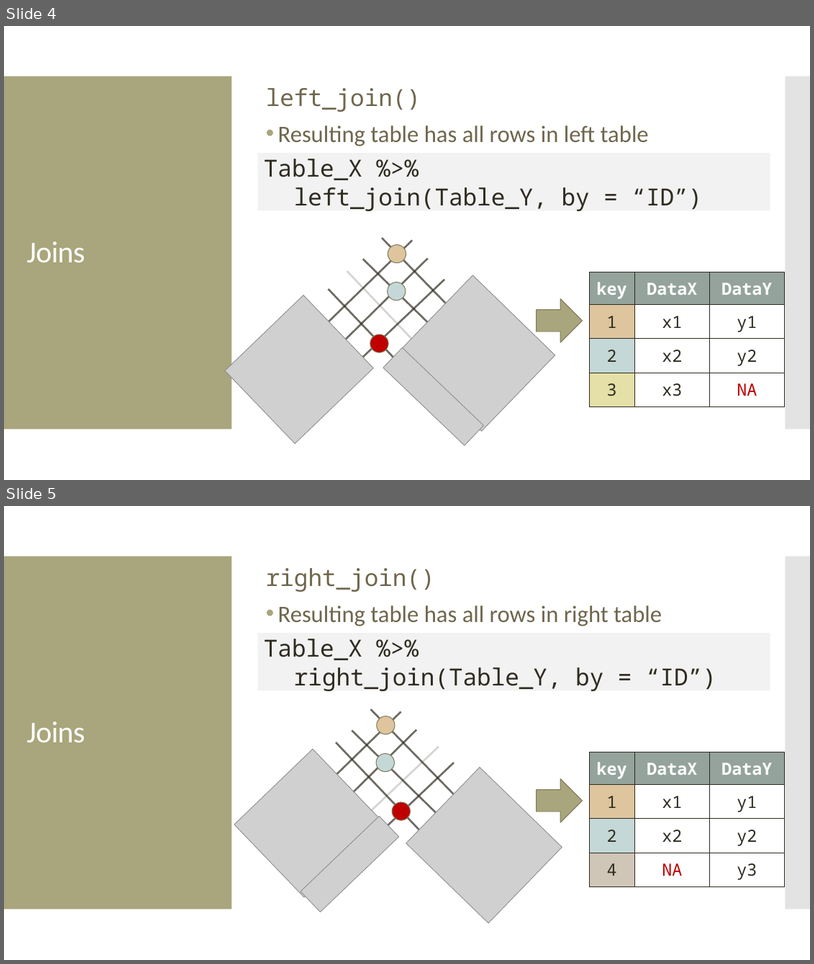
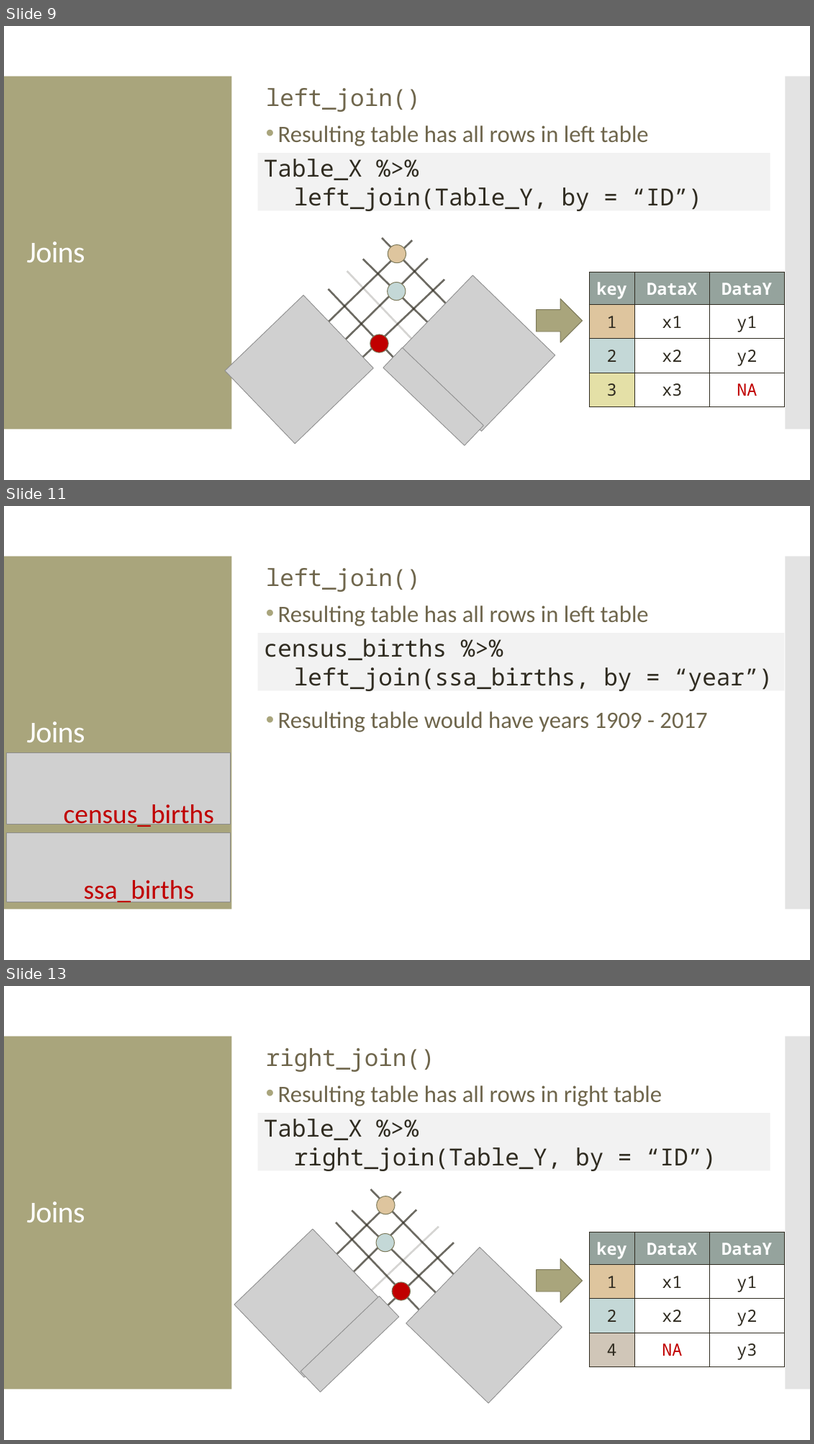
Before and after one commit to amosca01/Intro-DS-F23, a slide deck: slides/13-data-wrangling-joins2.pptx. Shown one above the other, each under a label of ours: slides 4 and 5 before the commit, slides 9, 11 and 13 after it; the slides between them are not shown. The pictures are 814x964 and 814x1444 pixels, drawn with LibreOffice and Linux fonts; fonts in the diff are those of the drawing; grey boxes stand for pictures. Boxes give left, top, right and bottom in pixels: in the first picture for what was removed or moved away, otherwise in the second. Text is boxed around its words. In the diff, an @@ line names an element or a change of style, - is before the commit and + after.

```diff
--- a/slides/13-data-wrangling-joins2.pptx
+++ b/slides/13-data-wrangling-joins2.pptx
@@ slide 11 added at (4, 506, 810, 960), background #FFFFFF; not listed: 2 template elements that a slide beside it also shows @@
@@ text added at (266, 568, 707, 732), 28 pt, text #6F664C @@
+left_join()
+• Resulting table has all rows in left table
+• Resulting table would have years 1909 - 2017
@@ rectangle added at (258, 633, 785, 691), fill #F2F2F2, 28 pt, text #2F2B20 @@
+census_births %>%
+left_join(ssa_births, by = “year”)
@@ title added at (27, 721, 85, 742), 36 pt, text #FFFFFF @@
+Joins
@@ picture added at (6, 753, 230, 824) @@
@@ text added at (64, 804, 214, 830), 32 pt, text #C00000 @@
+census_births
@@ picture added at (6, 833, 231, 902) @@
@@ text added at (84, 880, 195, 906), 32 pt, text #C00000 @@
+ssa_births
@@ what was slide 4 is now slide 9 @@
@@ what was slide 5 is now slide 13 @@
```
Also in this commit, not shown: 15 other slides added, 14 other files.
